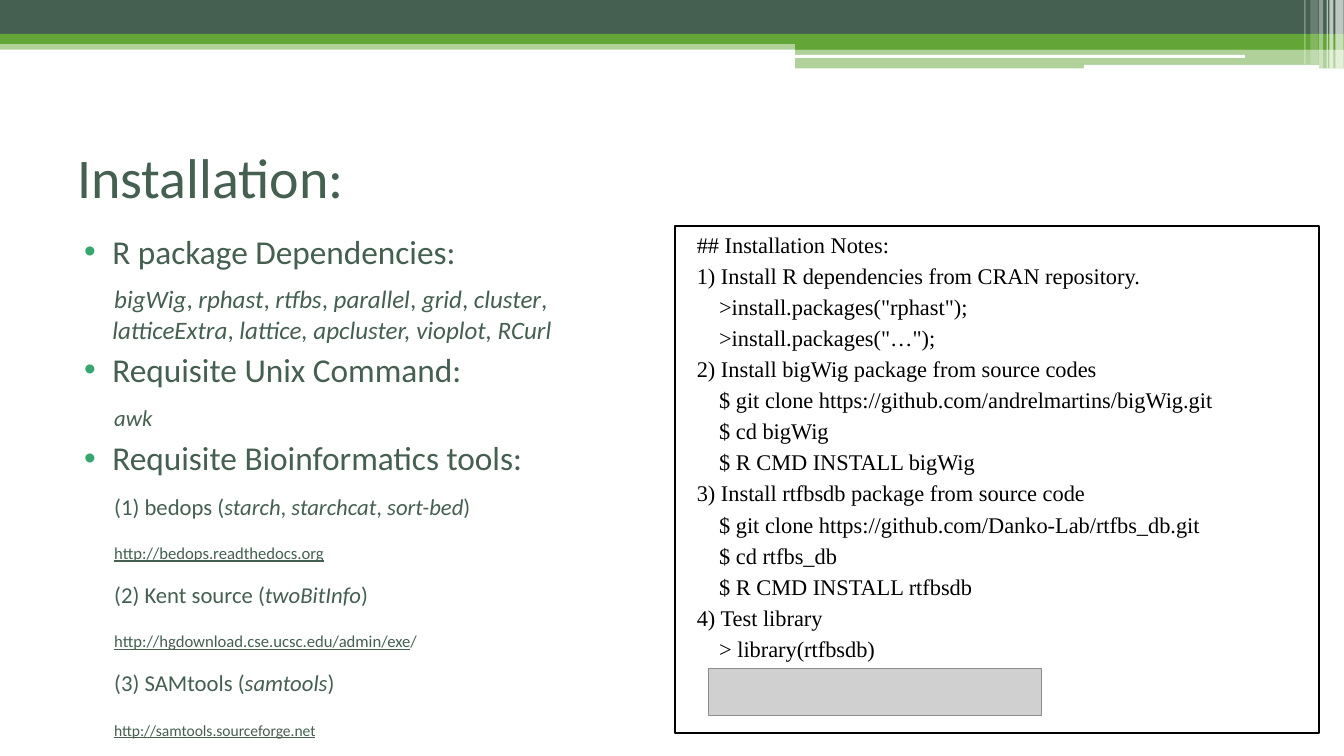
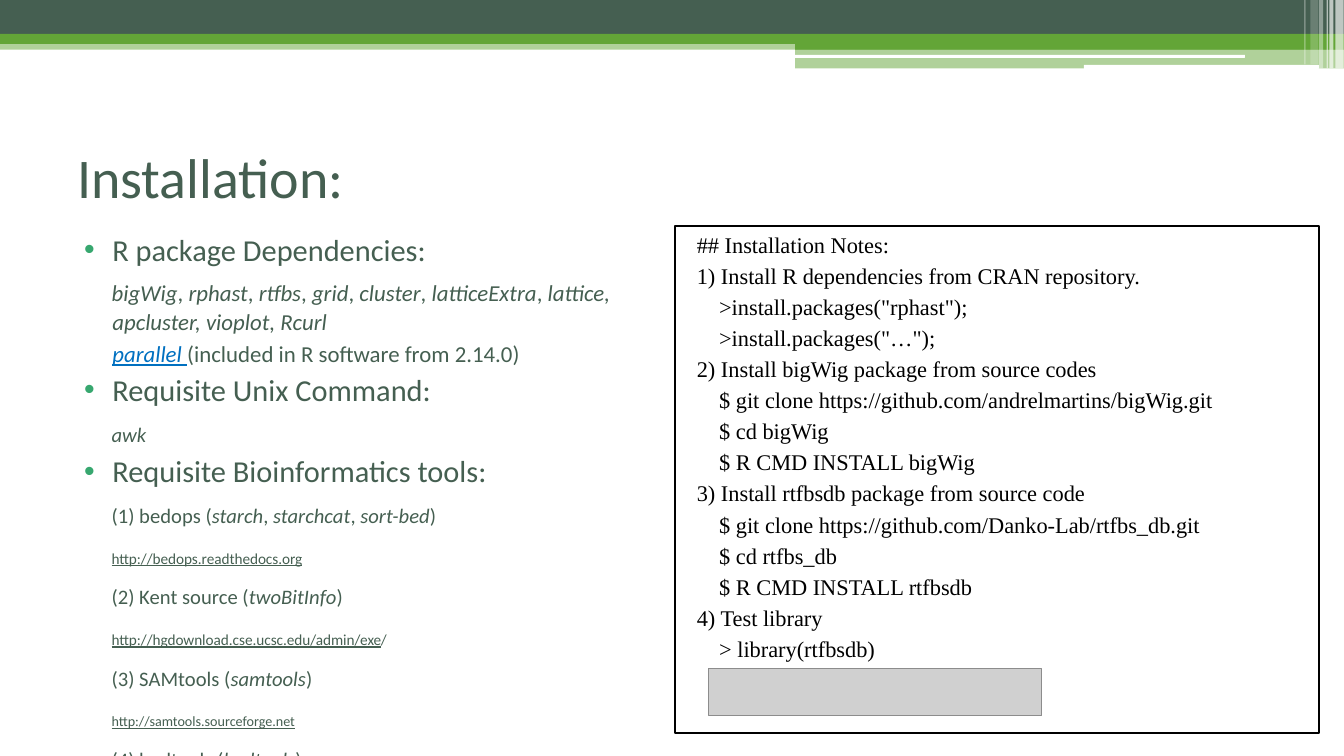
Before and after one commit to Danko-Lab/rtfbs_db, a slide deck: slide 6 of rtfbsdb-tutorial.pptx. Drawn at 1344x756 pixels with LibreOffice and Linux fonts; fonts in the diff are those of the drawing; grey boxes stand for pictures. Boxes give left, top, right and bottom in pixels: in the first picture for what was removed or moved away, otherwise in the second. Text is boxed around its words. In the diff, an @@ line names an element or a change of style, - is before the commit and + after.

```diff
--- a/rtfbsdb-tutorial.pptx
+++ b/rtfbsdb-tutorial.pptx
@@ text at <box>112,240,487,729</box>: size 23.8 to 21.7 pt in "R package Dependencies:", "Requisite Unix Command:", "Requisite Bioinformatics tools:"; size 16.1 to 14.7 pt in "awk", "(1) bedops (starch, starchcat, sort-bed)", "(2) Kent source (twoBitInfo)", "(3) SAMtools (samtools)" and 1 more places; size 11.9 to 10.8 pt in "http://bedops.readthedocs.org", "http://hgdownload.cse.ucsc.edu/admin/exe/"; size 11.1 to 10.1 pt in "http://samtools.sourceforge.net", "http://bedtools.readthedocs.org/en/latest/" @@
@@ text at <box>112,285,610,366</box>: text changed; size 17.9 to 16.3 pt @@
-bigWig, rphast, rtfbs, parallel, grid, cluster, latticeExtra, lattice, apcluster, vioplot, RCurl
+bigWig, rphast, rtfbs, grid, cluster, latticeExtra, lattice, apcluster, vioplot, Rcurl
+parallel (included in R software from 2.14.0)
```
Also in this commit, not shown: 2 other files.
